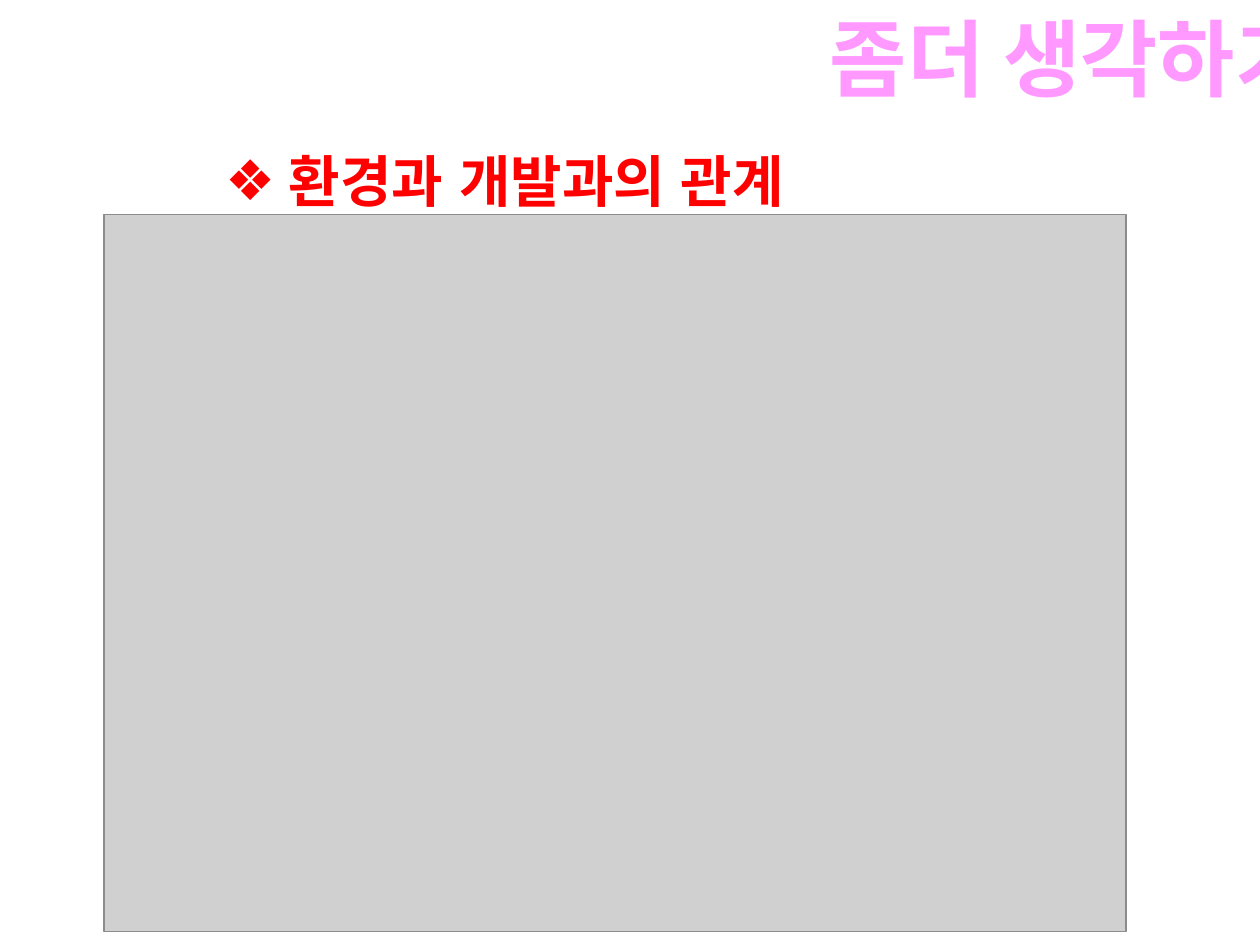
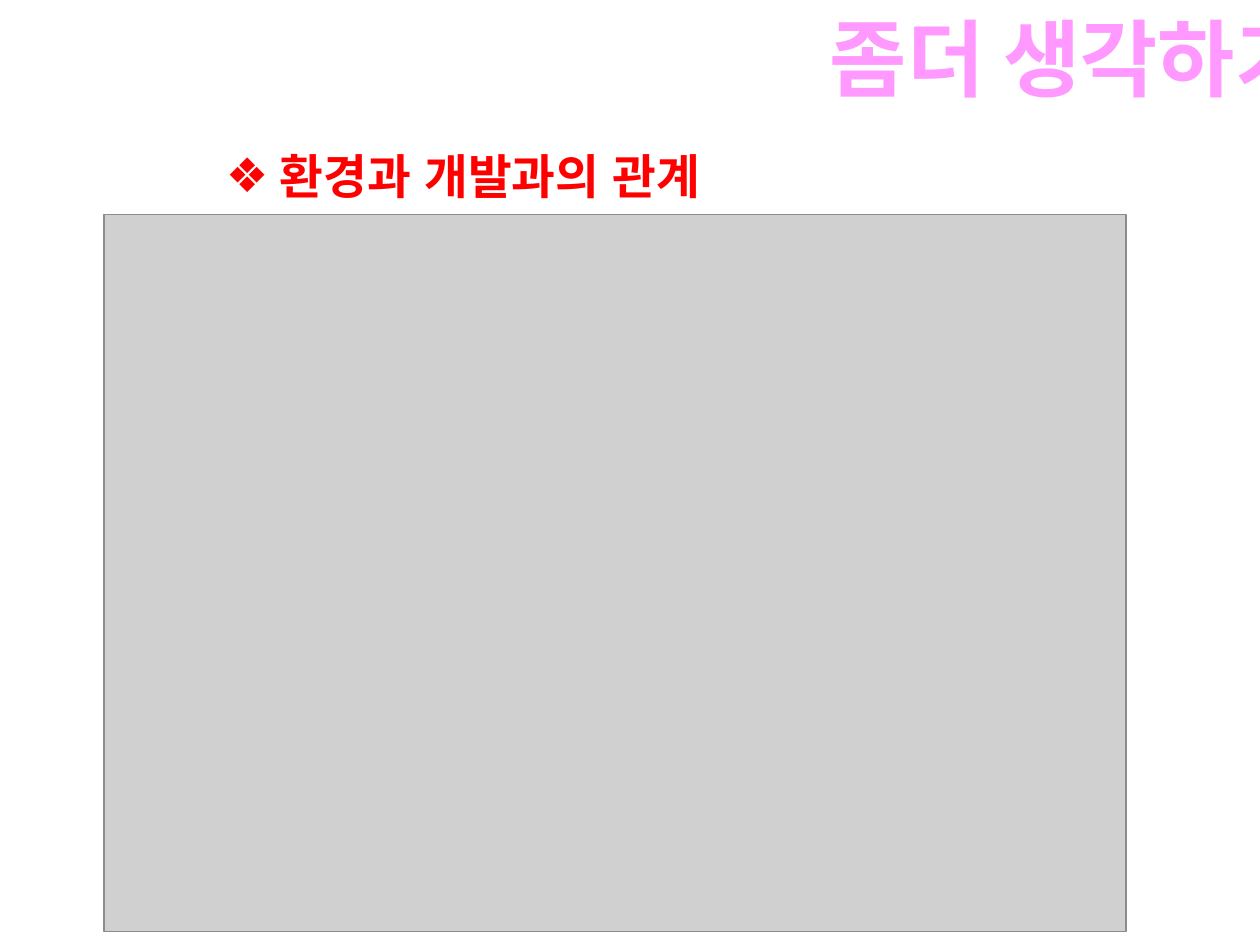
Before and after one commit to poseidonTest/pollution, a slide deck: slide 5 of data.ppt. Drawn at 1260x945 pixels with LibreOffice and Linux fonts; fonts in the diff are those of the drawing; grey boxes stand for pictures. Boxes give left, top, right and bottom in pixels: in the first picture for what was removed or moved away, otherwise in the second. Text is boxed around its words. In the diff, an @@ line names an element or a change of style, - is before the commit and + after.

```diff
--- a/data.ppt
+++ b/data.ppt
@@ rectangle "환경과 개발과의 관계" at box(213, 141, 1037, 215): size 32 to 27.2 pt @@
```
Also in this commit, not shown: 2 slides added, 3 slides removed.
